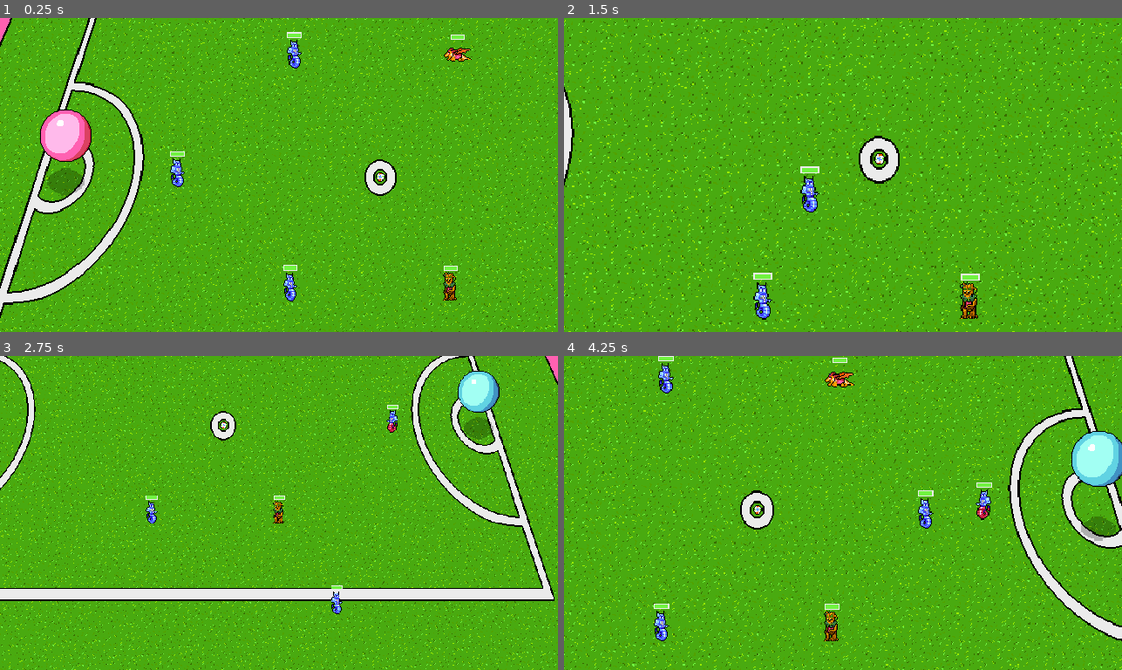
Above: before the commit, frames 1-4 (two rows, left to right).
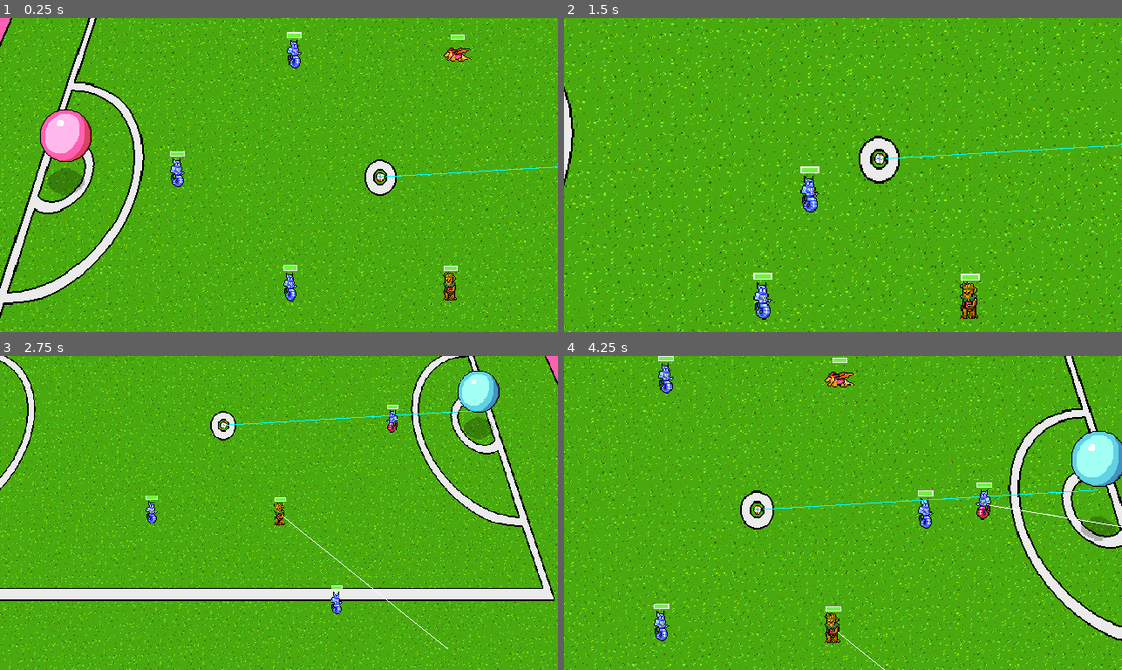
Above: after the commit, the same moments.

Repository: gamkedo-la/Elementaball
Game: Godot game, scene res://Node2D.tscn
Same seed, same stepped clock (60 frames per second), same inputs: the game is played once before the commit and once after it.
Inputs:
- Up to frame 1 (0.25 s): no input
- Up to frame 2 (1.5 s): hold Right (ui_right) 0.53-1.28 s; hold Down (ui_down) from 1.28 s (still down)
- Up to frame 3 (2.75 s): release Down (ui_down) at 2.03 s; hold Right (ui_right) from 2.03 s (still down)
- Up to frame 4 (4.25 s): release Right (ui_right) at 2.78 s; hold Up (ui_up) 2.78-3.53 s; hold Left (ui_left) from 3.53 s (still down)

The runs differ from the first frame. In frame 1, less than 0.1% of the frame differs, in the area x 69-100%, y 47-51%; in frame 2, 0.1%; in frame 3, 0.3%; in frame 4, 0.5%, in the area x 35-100%, y 42-100%.

Commit message:
Ball/dribbler interception AI

Diff:
--- a/Field and Equipment/Ball.gd
+++ b/Field and Equipment/Ball.gd
@@ -45,6 +45,12 @@
 
 	if groundball == true:
 		check_groundball_collisions()
+	update()
+
+func _draw():
+	var goalPosition = get_node("../Goal").global_position
+	draw_line(Vector2.ZERO, to_local(goalPosition), Color(0,255,255), 1)
+	update()
 
 
 func _input(event):
--- a/Node2D.tscn
+++ b/Node2D.tscn
@@ -185,7 +185,9 @@
 [editable path="Enemy/InterceptArea"]
 [editable path="Enemy/Health Bar"]
 [editable path="Enemy3"]
+[editable path="Enemy3/InterceptArea"]
 [editable path="Enemy3/Health Bar"]
 [editable path="Enemy2"]
+[editable path="Enemy2/InterceptArea"]
 [editable path="Enemy2/Health Bar"]
 [editable path="ParallaxBackground"]
--- a/Players/AIPlayer.gd
+++ b/Players/AIPlayer.gd
@@ -60,14 +60,14 @@
 		#TODO if ball is out of range, returns to assigned zone
 		else:
 			defend_zone()
-
+		update()
 		#TODO: Add offensive AI - running toward goal, passing, kicking
 
 func defend_zone():
 	if(inDefenseZone == false):
 		destination = defenseZone.global_position
 		velocity = (destination-self.position).normalized()*speed;
-		_move_to_target()
+		_move_to_target("defenseZone")
 	else:
 		#TODO moves between ball and their own goal within assigned zone
 		velocity = (self.position).normalized()*speed;
@@ -86,10 +86,27 @@
 
 
 func intercept():
-	destination = ball.global_position
-	#the enemy moves toward the ball TODO: while blocking own goal
-	velocity = (destination-self.position).normalized()*speed;
-	_move_to_target()
+	if destination != to_local(ball.global_position):
+		#TODO make this player find their own goal
+		var goalPosition = Vector2()
+		goalPosition = get_node("../Goal").global_position
+		destination = Geometry.get_closest_point_to_segment_2d (Vector2.ZERO, to_local(ball.position), to_local(goalPosition))
+		#the enemy moves toward the ball TODO: while blocking own goal
+	velocity = (destination-Vector2.ZERO).normalized()*speed;
+	_move_to_target("intercept")
+
+func _draw():
+	draw_line(Vector2.ZERO, destination, Color(255,255,255), 1)
+
+func _move_to_target(targetType):
+	var distance2Target = destination.distance_to(Vector2.ZERO);
+	if(distance2Target > 10):
+		move_and_slide(velocity);
+	elif (targetType == "intercept" and destination != to_local(ball.global_position)):
+		destination = to_local(ball.global_position)
+	elif (destination == to_local(ball.global_position) and ball.kicking == false and stealCooldown == false):
+		_try_steal();
+
 
 func _try_steal():
 	stealCooldown = true
@@ -108,10 +125,12 @@
 
 func _on_InterceptArea_body_entered(body):
 	if body == ball.playerInPossession and ball.enemyPossession == false:
+		print("Intercepting")
 		intercepting = true
 
 func _on_InterceptArea_body_exited(body):
 	if body == ball.playerInPossession and ball.enemyPossession == false:
+		print("Not Intercepting")
 		intercepting = false
 
 func _on_DefenseZone_body_entered(body):
@@ -126,10 +145,3 @@
 		var collision = get_slide_collision(slide_count - 1)
 		var collider = collision.collider
 		return collider.name
-
-func _move_to_target():
-	var distance2Target = destination.distance_to(self.position);
-	if(distance2Target > 20):
-		move_and_slide(velocity);
-	elif (destination == ball.global_position and ball.kicking == false and stealCooldown == false):
-		_try_steal();
--- a/Players/BallInterceptArea.tscn
+++ b/Players/BallInterceptArea.tscn
@@ -1,7 +1,7 @@
 [gd_scene load_steps=2 format=2]
 
 [sub_resource type="CircleShape2D" id=1]
-radius = 53.2398
+radius = 97.2587
 
 [node name="InterceptArea" type="Area2D"]
 collision_mask = 2
--- a/UI/StartMenu.tscn
+++ b/UI/StartMenu.tscn
@@ -37,37 +37,36 @@
 [node name="HBoxContainer" type="HBoxContainer" parent="MainMenu/Control/MarginContainer"]
 margin_left = 10.0
 margin_top = 10.0
-margin_right = 424.0
+margin_right = 330.0
 margin_bottom = 190.0
 
 [node name="MenuButtons" type="VBoxContainer" parent="MainMenu/Control/MarginContainer/HBoxContainer"]
-margin_right = 414.0
+margin_right = 320.0
 margin_bottom = 180.0
 size_flags_horizontal = 3
 size_flags_vertical = 3
 
 [node name="Title" type="HBoxContainer" parent="MainMenu/Control/MarginContainer/HBoxContainer/MenuButtons"]
-margin_right = 414.0
+margin_right = 320.0
 margin_bottom = 60.0
 alignment = 1
 
 [node name="TextureRect" type="TextureRect" parent="MainMenu/Control/MarginContainer/HBoxContainer/MenuButtons/Title"]
-margin_left = 47.0
-margin_right = 367.0
+margin_right = 320.0
 margin_bottom = 60.0
 texture = ExtResource( 3 )
 stretch_mode = 5
 
 [node name="Start" type="HBoxContainer" parent="MainMenu/Control/MarginContainer/HBoxContainer/MenuButtons"]
 margin_top = 64.0
-margin_right = 414.0
+margin_right = 320.0
 margin_bottom = 86.0
 alignment = 1
 
 [node name="Button" type="Button" parent="MainMenu/Control/MarginContainer/HBoxContainer/MenuButtons/Start"]
 self_modulate = Color( 0, 0.498039, 0.623529, 1 )
-margin_left = 164.0
-margin_right = 250.0
+margin_left = 117.0
+margin_right = 203.0
 margin_bottom = 22.0
 custom_fonts/font = SubResource( 1 )
 text = "New Game"
